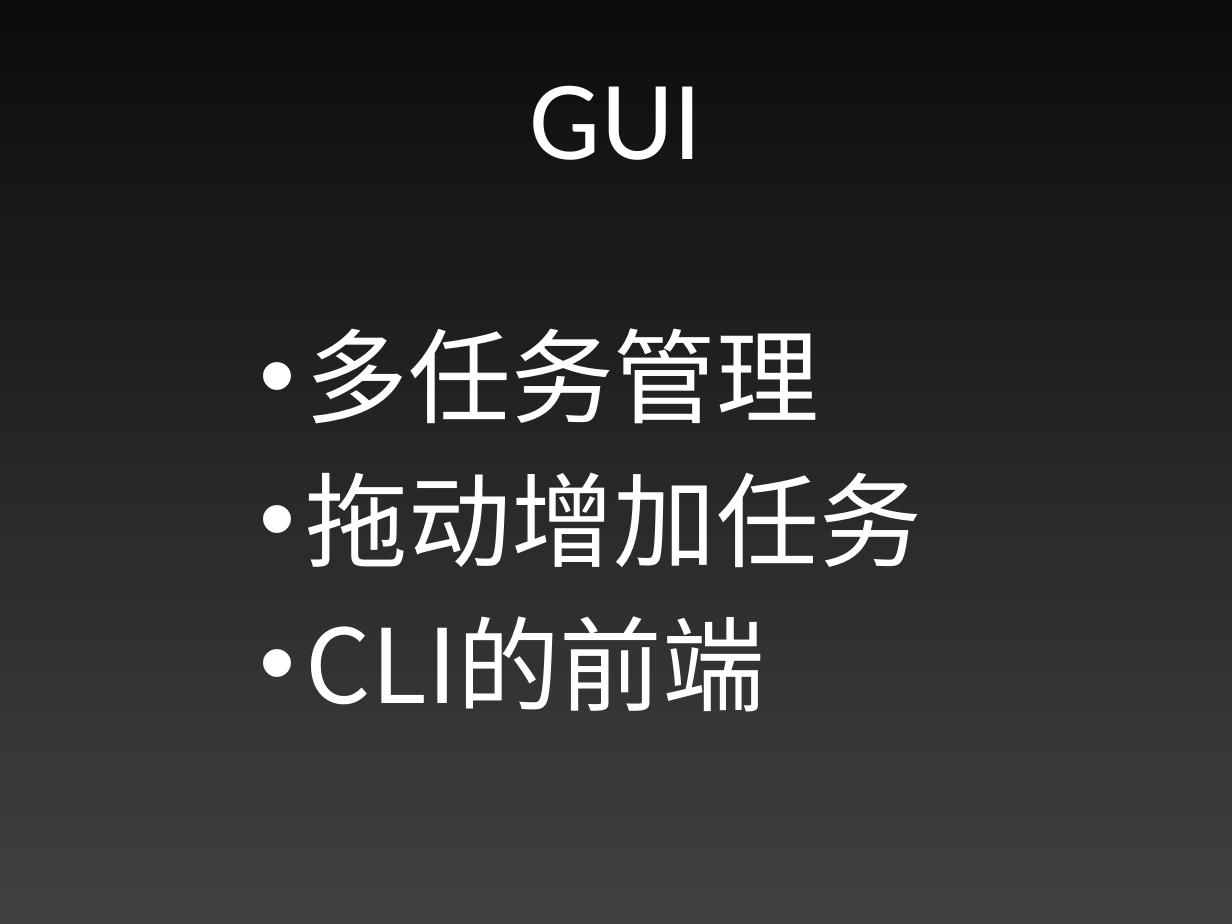
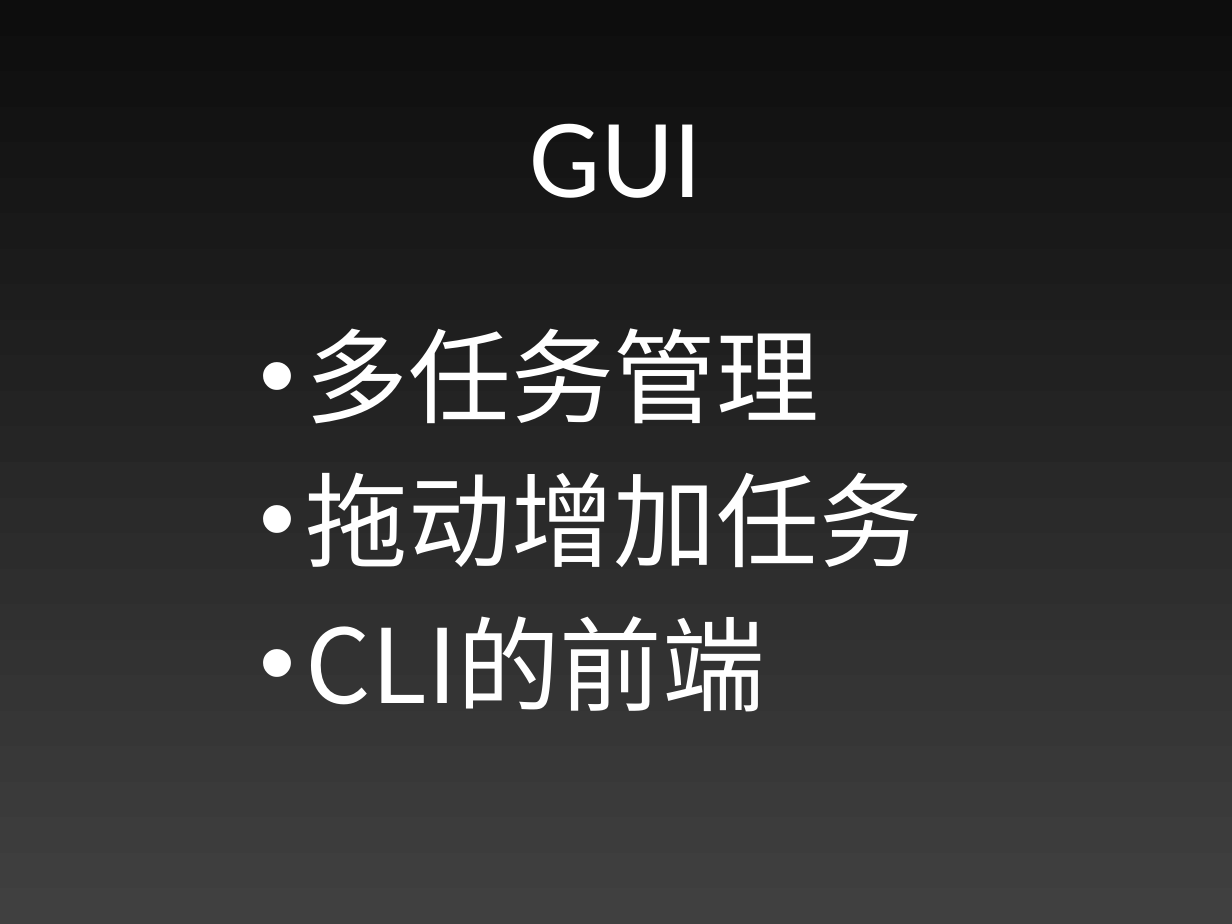
Before and after one commit to pro711/smartget, a slide deck: slide 25 of docs/SmartGet.pptx. Drawn at 1232x924 pixels with LibreOffice and Linux fonts; fonts in the diff are those of the drawing. Boxes give left, top, right and bottom in pixels: in the first picture for what was removed or moved away, otherwise in the second. Text is boxed around its words. In the diff, an @@ line names an element or a change of style, - is before the commit and + after.

```diff
--- a/docs/SmartGet.pptx
+++ b/docs/SmartGet.pptx
@@ title "GUI": place and size @@
-title "GUI" at bbox=[530, 85, 702, 160]
+title "GUI" at bbox=[530, 123, 702, 198]
```
Also in this commit, not shown: 4 other slides changed, 1 slide added.
